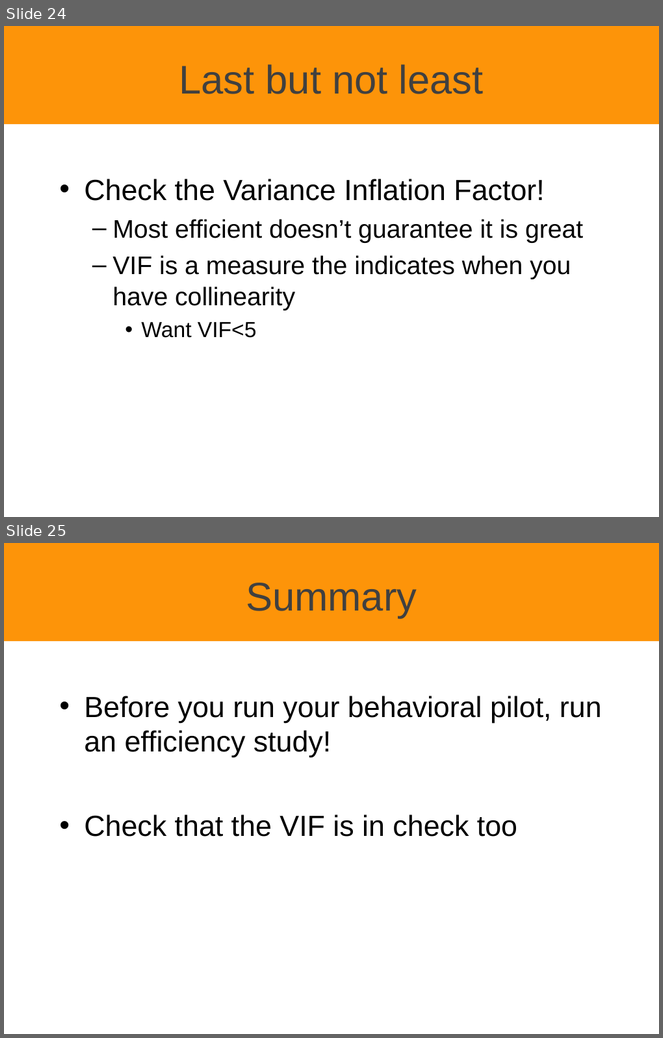
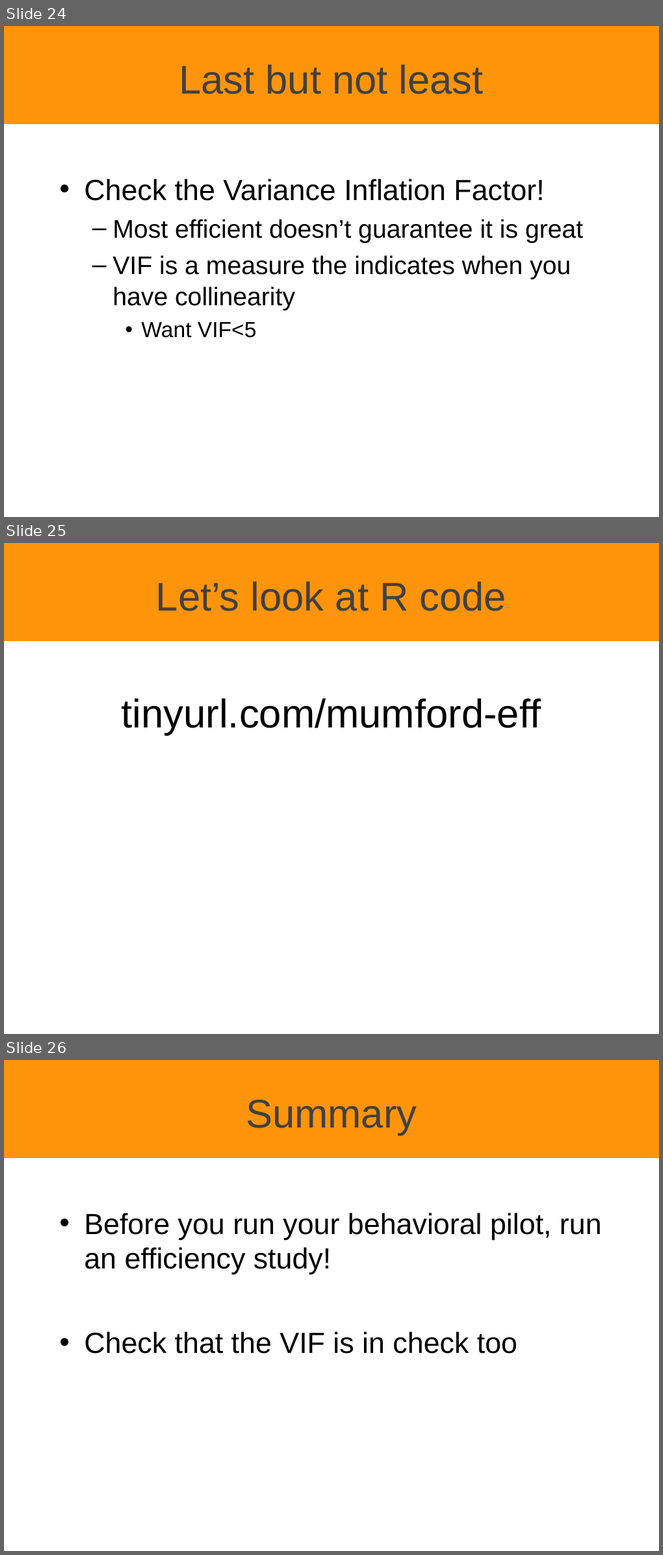
Before and after one commit to jmumford/OnlineBrainIntensive2017, a slide deck: design_efficiency_mumford.ppt. Shown one above the other, each under a label of ours: slides 24 and 25 before the commit, slides 24, 25 and 26 after it. The pictures are 663x1038 and 663x1555 pixels, drawn with LibreOffice and Linux fonts; fonts in the diff are those of the drawing. Boxes give left, top, right and bottom in pixels: in the first picture for what was removed or moved away, otherwise in the second. Text is boxed around its words. In the diff, an @@ line names an element or a change of style, - is before the commit and + after.

```diff
--- a/design_efficiency_mumford.ppt
+++ b/design_efficiency_mumford.ppt
@@ slide 25 added at (4,543,659,1034), background #FFFFFF; not listed: 1 template element that a slide beside it also shows @@
@@ title added at (156,581,507,611), 44 pt, text #404040 @@
+Let’s look at R code
@@ text added at (122,698,541,735), 44 pt, text #000000 @@
+tinyurl.com/mumford-eff
@@ what was slide 25 is now slide 26 @@
```
Also in this commit, not shown: 4 other files.
